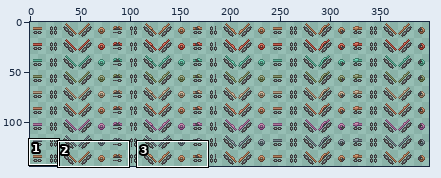
One commit to this sprite sheet: tiles/rails/akkimarirail.png. The picture above shows the old version from afar; the outline marks the close-up.
Close-up. Before the commit:
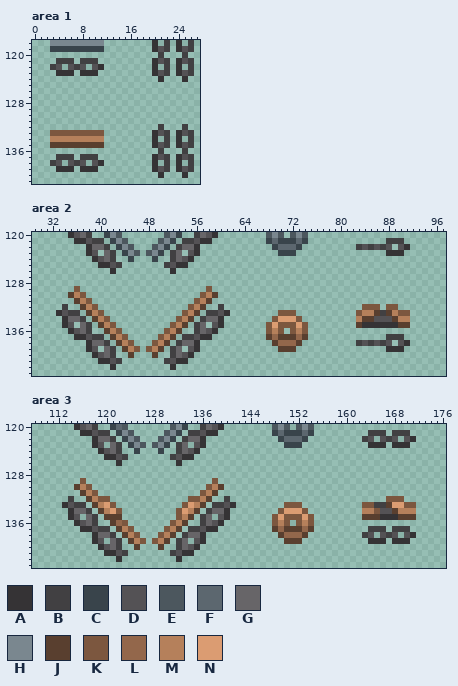
The file is 400x144 pixels. Colours within 5 levels of each other are drawn and written as one. Shown: area 1: x 0..27, y 118..141; area 2: x 29..97, y 120..143; area 3: x 108..176, y 120..143. The wide view leaves out empty margins. The commit also changed other parts of the picture, which this record leaves out.
Palette (. is transparent): A #353335  B #414042  C #39444b  D #545255  E #4c575e  F #5c676f  G #676568  H #7a878f  J #593f2f  K #7c573f  L #93674b  M #b5805b  N #db9c72
Pixels before, area 1, first column x 3:
118 HHHHHHHHH........A.B.A.B
119 CCCCCCCCC........ADB.ADB
120 ..................B...B.
121 .BBB.BBB.........ADB.ADB
122 BD.DBD.DA........A.B.A.B
123 .AAA.AAA.........ADB.ADB
124 ..................A...A.
125 ........................
126 ........................
127 ........................
128 ........................
129 ........................
130 ........................
131 ........................
132 ..................B...B.
133 KKKKKKKKK........ADB.ADB
134 MMMMMMMMM........A.B.A.B
135 JJJJJJJJJ........ADB.ADB
136 ..................B...B.
137 .BBB.BBB.........ADB.ADB
138 BD.DBD.DA........A.B.A.B
139 .AAA.AAA.........ADB.ADB
140 ..................A...A.
Pixels before, area 2, first column x 33:
120 ..ADGB..CHE.......EHC..BGDA........EHE.EHE.................
121 ...AADBB.CHE.....EHC.BBDAA.........CFCCCFC.............BBB.
122 .....AGGB.CHE...EHC.BGGA............CFFFC.........BDBDBD.DA
123 .....AD.GB.CHE.EHC.BG.DA.............CCC...............AAA.
124 ......ADGB..C...C..BGDA....................................
125 .......AADB.......BDAA.....................................
126 .........A.........A.......................................
127 ...........................................................
128 ...........................................................
129 ...K.....................K.................................
130 ..JMK...................KMJ................................
131 ...JMK.................KMJ.................................
132 .B..JMK...............KMJ..B.......................KKK.KK..
133 ADBB.JMK.............KMJ.BBDA........KKK..........KMMJBJMKK
134 .AGGB.JMK...........KMJ.BGGA........KNNNK.........MJJDDDJMM
135 .AD.GB.JMK.........KMJ.BG.DA.......KNKKKNK........JAAAAAAJJ
136 ..ADGB..JMK.......KMJ..BGDA........KMK.KMK.................
137 ...AADBB.JMK.....KMJ.BBDAA.........JLJJJLJ.............BBB.
138 .....AGGB.JMK...KMJ.BGGA............JLLLJ.........BDBDBD.DA
139 .....AD.GB.JMK.KMJ.BG.DA.............JJJ...............AAA.
140 ......ADGB..J...J..BGDA....................................
141 .......AADB.......BDAA.....................................
142 .........A.........A.......................................
Pixels before, area 3, first column x 113:
120 ..ADGB..CFE.......EHC..BGDA........EHE.EHE.................
121 ...AADBB.CHE.....EHC.BBDAA.........CFCCCFC.........BBB.BBB.
122 .....AGGB.CHE...EHC.BGGA............CFFFC.........BD.DBD.DA
123 .....AD.GB.CHE.EHC.BG.DA.............CCC...........AAA.AAA.
124 ......ADGB..C...C..BGDA....................................
125 .......AADB.......BDAA.....................................
126 .........A.........A.......................................
127 ...........................................................
128 ...........................................................
129 ...K.....................K.................................
130 ..JMK...................KMJ................................
131 ...JMK.................KMJ.................................
132 .B..JMKK.............KKMJ..B..........................KKK..
133 ADBB.JMNK...........KNMJ.BBDA........KKK..........KKBBJNNKK
134 .AGGB.JMNK.........KNMJ.BGGA........KNNNK.........MMKDDJMMM
135 .AD.GB.JJJ.........KMJ.BG.DA.......KNKKKNK........JJJAAAJJJ
136 ..ADGB..JLK.......KMJ..BGDA........KMK.KMK.................
137 ...AADBB.JMK.....KMJ.BBDAA.........JLJJJLJ.........BBB.BBB.
138 .....AGGB.JMK...KMJ.BGGA............JLLLJ.........BD.DBD.DA
139 .....AD.GB.JMK.KMJ.BG.DA.............JJJ...........AAA.AAA.
140 ......ADGB..J...J..BGDA....................................
141 .......AADB.......BDAA.....................................
142 .........A.........A.......................................
And afterwards:
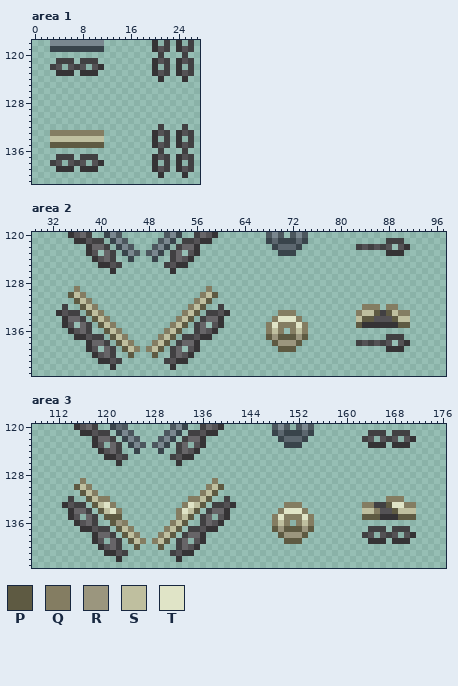
Colours new in this view: P #5e5a42  Q #847d62  R #9b967e  S #bfbf9f  T #e0e4c7
Diff:
Changed rows in their new state; - is an unchanged pixel.
Area 1:
first column x 3:
133 QQQQQQQQQ
134 SSSSSSSSS
135 PPPPPPPPP
Area 2:
first column x 35:
129 -Q---------------------Q---------------------------------
130 PSQ-------------------QSP--------------------------------
131 -PSQ-----------------QSP---------------------------------
132 --PSQ---------------QSP--------------------------QQQ-QQ--
133 ---PSQ-------------QSP-------------QQQ----------QSSP-PSQQ
134 ----PSQ-----------QSP-------------QTTTQ---------SPP---PSS
135 -----PSQ---------QSP-------------QTQQQTQ--------P------PP
136 ------PSQ-------QSP--------------QSQ-QSQ-----------------
137 -------PSQ-----QSP---------------PRPPPRP-----------------
138 --------PSQ---QSP-----------------PRRRP------------------
139 ---------PSQ-QSP-------------------PPP-------------------
140 ----------P---P------------------------------------------
Area 3:
first column x 115:
129 -Q---------------------Q---------------------------------
130 PSQ-------------------QSP--------------------------------
131 -PSQ-----------------QSP---------------------------------
132 --PSQQ-------------QQSP-----------------------------QQQ--
133 ---PSTQ-----------QTSP-------------QQQ----------QQ--PTTQQ
134 ----PSTQ---------QTSP-------------QTTTQ---------SSQ--PSSS
135 -----PPP---------QSP-------------QTQQQTQ--------PPP---PPP
136 ------PRQ-------QSP--------------QSQ-QSQ-----------------
137 -------PSQ-----QSP---------------PRPPPRP-----------------
138 --------PSQ---QSP-----------------PRRRP------------------
139 ---------PSQ-QSP-------------------PPP-------------------
140 ----------P---P------------------------------------------
Changed places in both close-ups, as pixel boxes (x1, y1, x2, y2):
changed: (50, 130, 104, 148)
changed: (68, 286, 218, 358)
changed: (356, 304, 410, 328)
changed: (266, 310, 308, 352)
changed: (74, 478, 224, 550)
changed: (362, 496, 416, 520)
changed: (272, 502, 314, 544)
